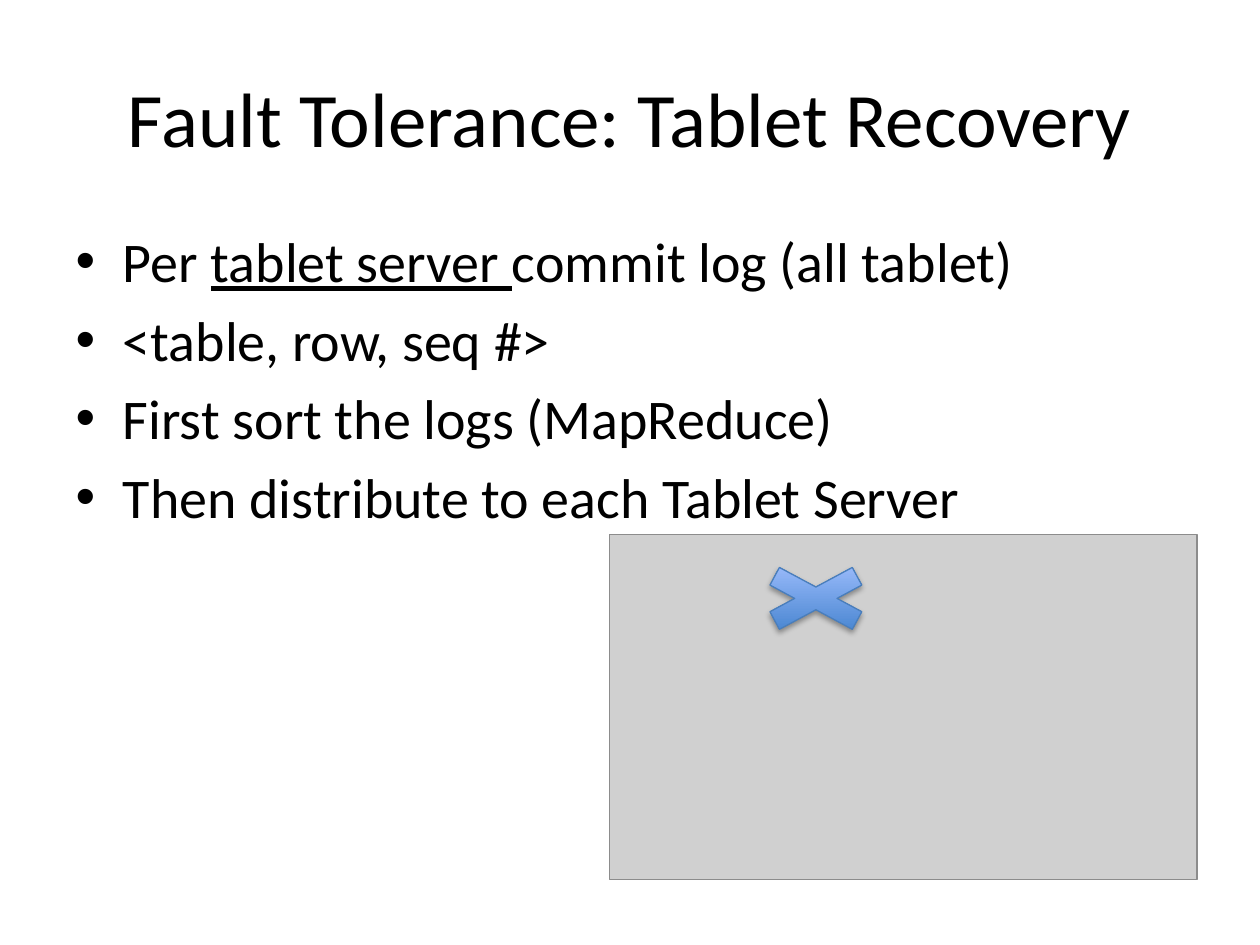
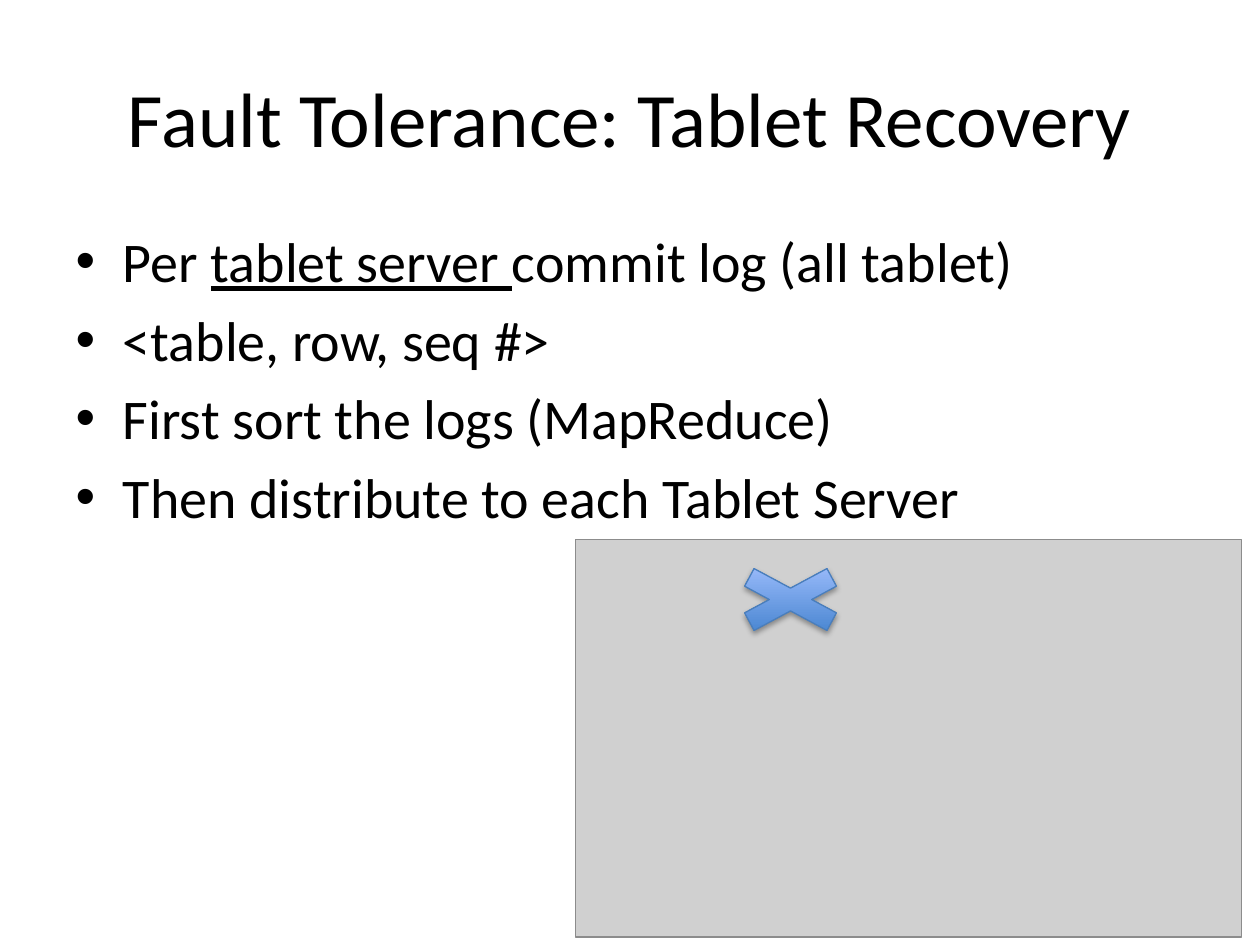
Before and after one commit to alxsoares/Foundations-of-Big-Data-System, a slide deck: slide 49 of gfs_bigtable/GFS_and_Bigtable_xuw.pptx. Drawn at 1260x945 pixels with LibreOffice and Linux fonts; fonts in the diff are those of the drawing; grey boxes stand for pictures. Boxes give left, top, right and bottom in pixels: in the first picture for what was removed or moved away, otherwise in the second. Text is boxed around its words. In the diff, an @@ line names an element or a change of style, - is before the commit and + after.

```diff
--- a/gfs_bigtable/GFS_and_Bigtable_xuw.pptx
+++ b/gfs_bigtable/GFS_and_Bigtable_xuw.pptx
@@ picture: place and size @@
-picture at <box>610,534,1197,879</box>
+picture at <box>576,539,1241,936</box>
@@ cross: place and size @@
-cross at <box>737,556,896,641</box>
+cross at <box>712,557,871,643</box>
```
Also in this commit, not shown: 8 other slides changed, 17 other files.
